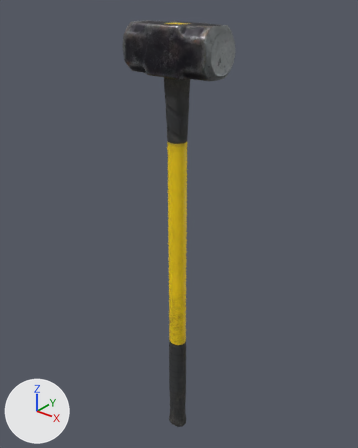
One commit to the glTF model assets/models/sledgehammer_01.glb: the scene before it, then after it.
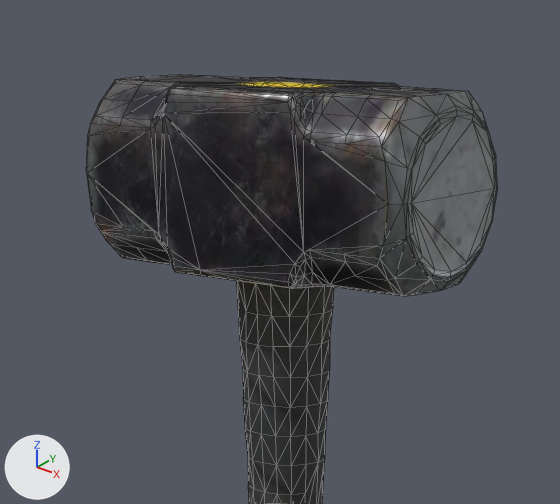
The first picture shows the older version from a 50 mm lens placed at (0.615, -0.764, 0.325), pointed at (-0.021, 0.031, -0.167). The close-ups show the older and then the newer version on the part from 28% to 71% of the width and 0% to 31% of the height of that picture. Only the edits that show in the close-ups are written down. Arrows for +X, +Y and +Z are at lower left; the lights stay in place. The close-ups show mesh edges as thin lines. Vertices at exactly the same position are counted once.

In view in the first close-up: 'sledgehammer_01'.
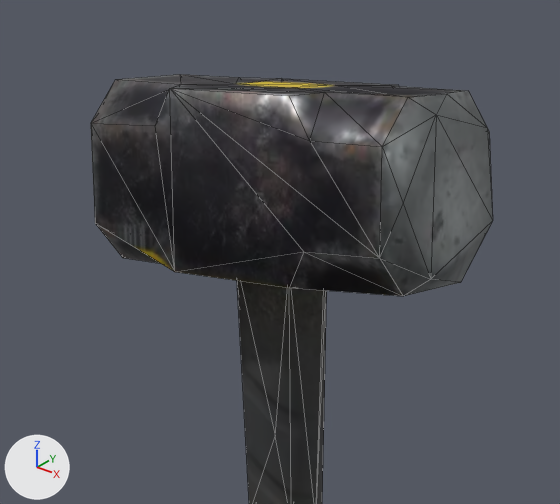
Location of each change, [x1, y1, x2, y2] in pixels of the close-ups (560 x 504 px):
'sledgehammer_01', reshaped, moved, rescaled: before [86, 75, 497, 504]; after [91, 75, 493, 504]
part 1 of me_cube_008, cut back: before [86, 75, 497, 504]; after [91, 85, 398, 271]

What changed in the scene script:
```text
Change me_cube_008:
    used by ob_sledgehammer_01; location = (0.0, 0.0, -0.2437); scale = (0.503, 0.503, 0.503)
    remove me_cube_008.from_pydata(...)  # 928 vertices, 1834 faces; spans x -0.21..0.21, y -0.09..0.09, z -1.0..1.0
    add me_cube_008.from_pydata(...)  # 84 vertices, 157 faces; spans x -0.21..0.21, y -0.09..0.09, z -1.0..1.0
    me_cube_008 part 1: 4 vertices moved within x -0.1..0.1, y -0.09..0.09, z 0.96; 844 vertices removed from x -0.21..0.21, y -0.09..0.09, z -1.0..1.0
Change ob_sledgehammer_01:
    ob_sledgehammer_01.location: (0.0, 0.0, -0.2437) -> (0.0, 0.0, -0.2431)
    ob_sledgehammer_01.scale: (0.503, 0.503, 0.503) -> (0.502, 0.502, 0.502)
```
